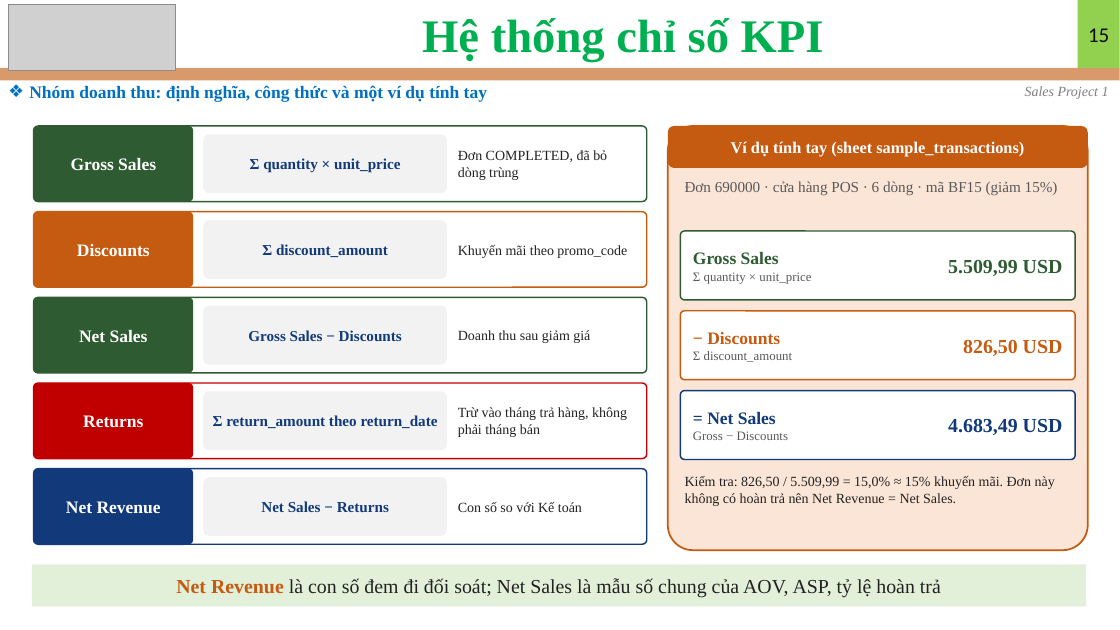
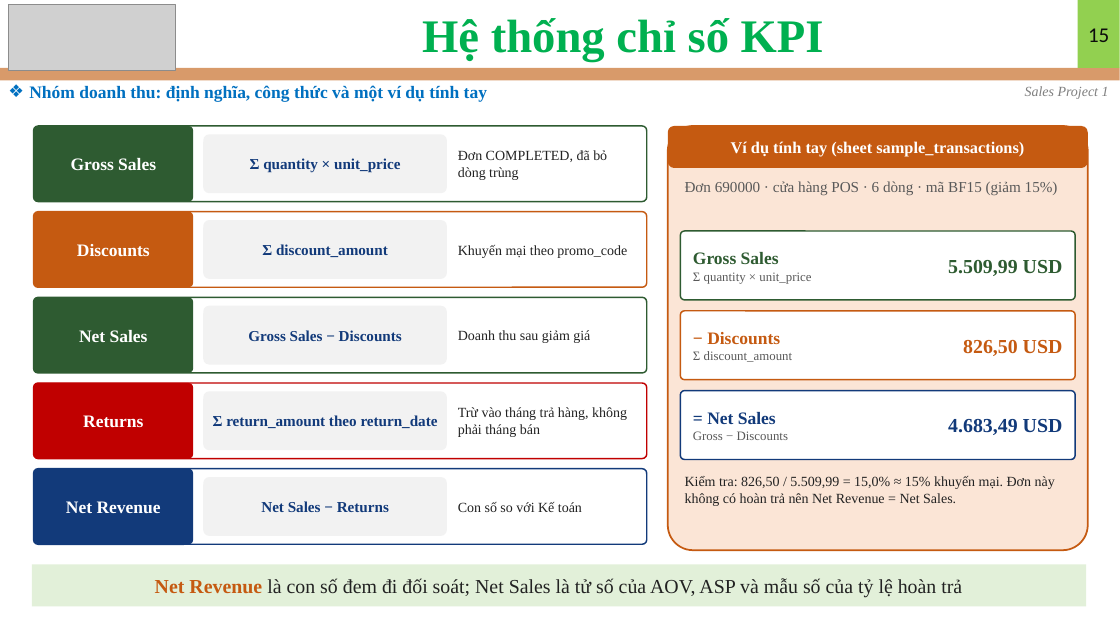
Before and after one commit to nguyennguyenphuc/eDA-Mentor, a slide deck: slide 15 of Sales/Sales Data/Project 1/Slide_Project_1.pptx. Drawn at 1120x630 pixels with LibreOffice and Linux fonts; fonts in the diff are those of the drawing; grey boxes stand for pictures. Boxes give left, top, right and bottom in pixels: in the first picture for what was removed or moved away, otherwise in the second. Text is boxed around its words. In the diff, an @@ line names an element or a change of style, - is before the commit and + after.

```diff
--- a/Sales/Sales Data/Project 1/Slide_Project_1.pptx
+++ b/Sales/Sales Data/Project 1/Slide_Project_1.pptx
@@ text at (x1=458, y1=245, x2=627, y2=258): text changed @@
-Khuyến mãi theo promo_code
+Khuyến mại theo promo_code
@@ text at (x1=685, y1=476, x2=1055, y2=506): text changed @@
-Kiểm tra: 826,50 / 5.509,99 = 15,0% ≈ 15% khuyến mãi. Đơn này không có hoàn trả nên Net Revenue = Net Sales.
+Kiểm tra: 826,50 / 5.509,99 = 15,0% ≈ 15% khuyến mại. Đơn này không có hoàn trả nên Net Revenue = Net Sales.
@@ text in rectangle at (x1=155, y1=578, x2=962, y2=598): text changed @@
-Net Revenue là con số đem đi đối soát; Net Sales là mẫu số chung của AOV, ASP, tỷ lệ hoàn trả
+Net Revenue là con số đem đi đối soát; Net Sales là tử số của AOV, ASP và mẫu số của tỷ lệ hoàn trả
```
Also in this commit, not shown: 39 other slides changed, 24 other files.
